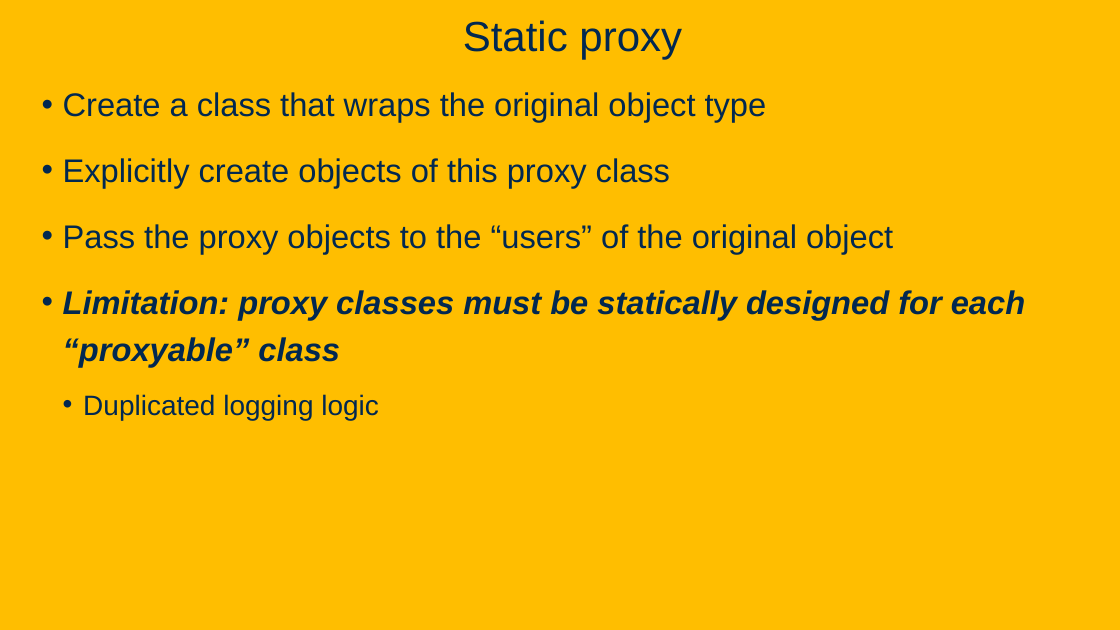
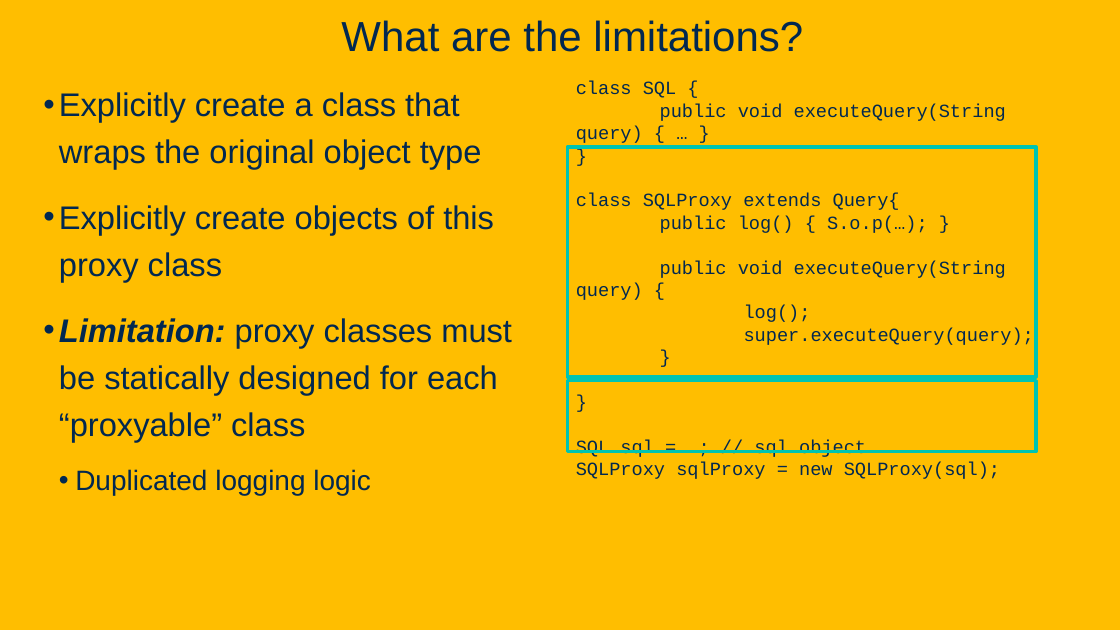
Before and after one commit to davsec-teaching/ECS160-Winter2025, a slide deck: slide 75 of slides/5_annotations_and_reflection.pptx (slide 66 before the commit). Drawn at 1120x630 pixels with LibreOffice and Linux fonts; fonts in the diff are those of the drawing; background and template pictures are left out. Boxes give left, top, right and bottom in pixels: in the first picture for what was removed or moved away, otherwise in the second. Text is boxed around its words. In the diff, an @@ line names an element or a change of style, - is before the commit and + after.

Commit message:
update proxy slides

```diff
--- a/slides/5_annotations_and_reflection.pptx
+++ b/slides/5_annotations_and_reflection.pptx
@@ title at bbox=[341, 20, 803, 52]: text changed @@
-Static proxy
+What are the limitations?
@@ text added at bbox=[576, 81, 1034, 479], 16 pt, text #022850 @@
+class SQL {
+public void executeQuery(String query) { … }
+}
+class SQLProxy extends Query{
+public log() { S.o.p(…); }
+public void executeQuery(String query) {
+log();
+super.executeQuery(query);
+}
+}
+SQL sql = …; // sql object
+SQLProxy sqlProxy = new SQLProxy(sql);
@@ text at bbox=[59, 92, 482, 169]: text changed @@
-• Create a class that wraps the original object type
+• Explicitly create a class that wraps the original object type
@@ rectangle added at bbox=[567, 147, 1036, 377], outline #00C4B2 3 pt @@
@@ text at bbox=[59, 205, 512, 495]: bold off, italic off in "proxy classes must be statically designed for ..."; indent changed @@
@@ text at bbox=[63, 224, 893, 254]: paragraph removed @@
-• Pass the proxy objects to the “users” of the original object
@@ rectangle added at bbox=[567, 381, 1036, 451], outline #00C4B2 3 pt @@
```
Also in this commit, not shown: 13 other slides changed, 20 slides added, 3 slides removed.
